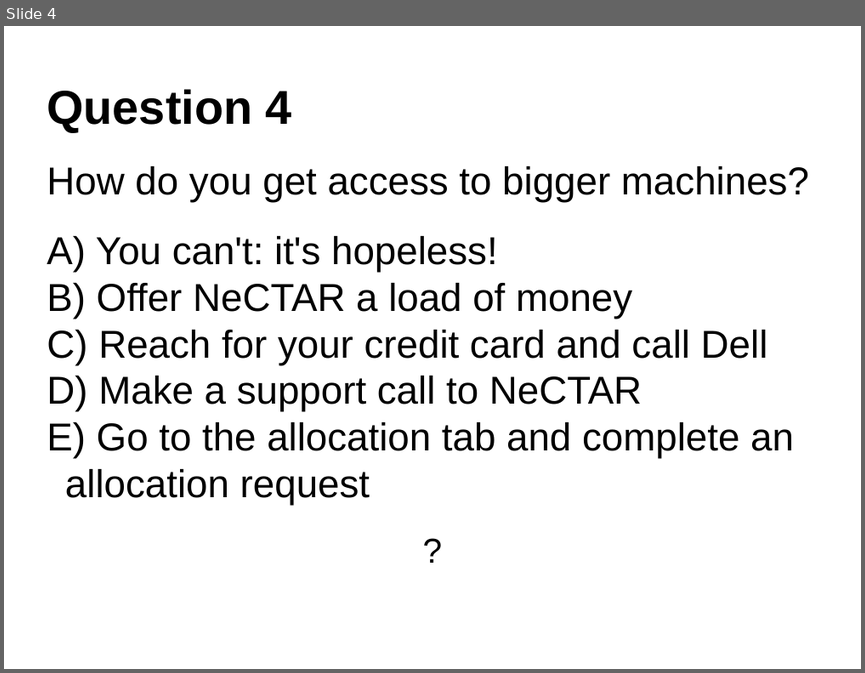
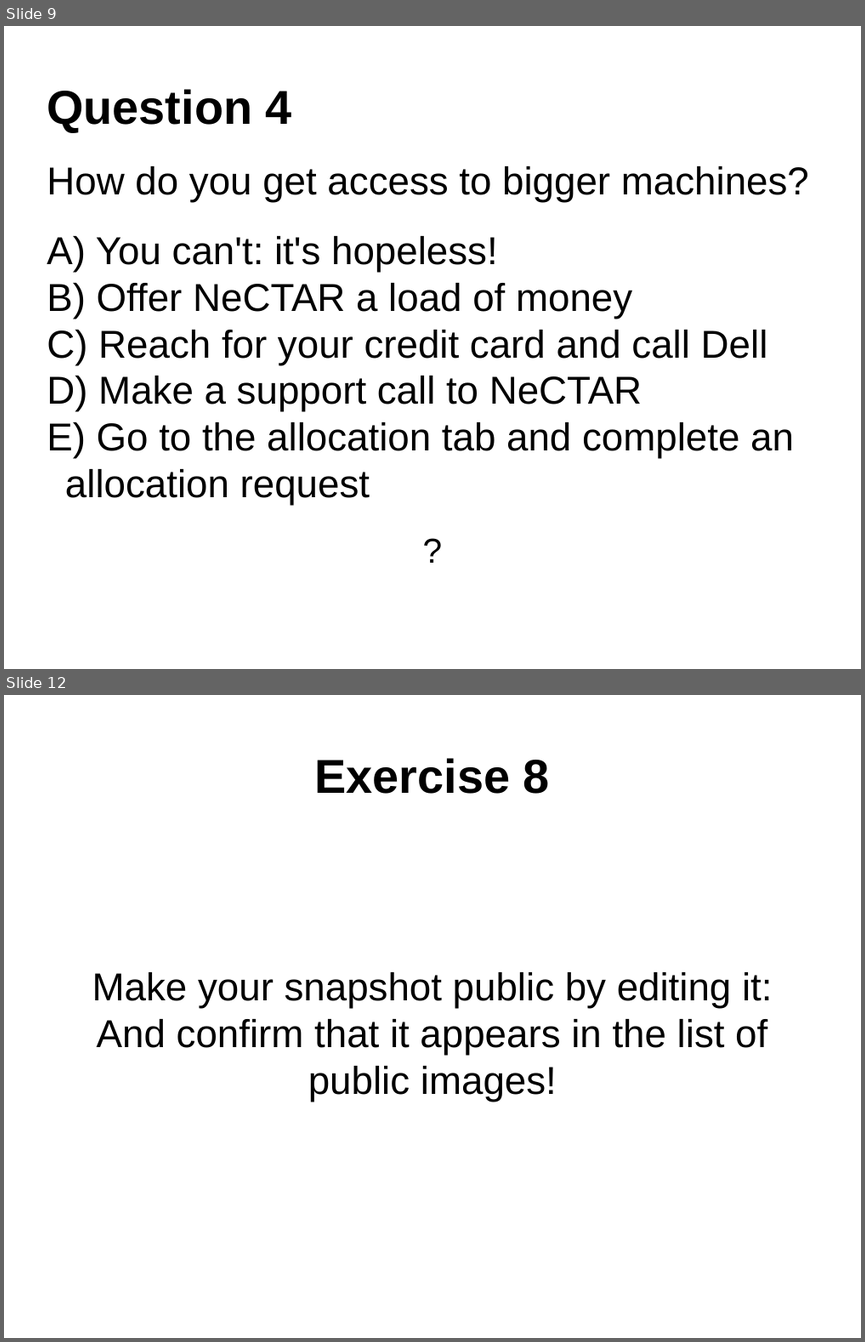
Before and after one commit to resbaz/nectar-cloud-lessons, a slide deck: Lessons/Lesson_VI/Lesson_VI_Questions.pptx. Shown one above the other, each under a label of ours: slide 4 before the commit, slides 9 and 12 after it; the slides between them are not shown. The pictures are 865x673 and 865x1342 pixels, drawn with LibreOffice and Linux fonts; fonts in the diff are those of the drawing. Boxes give left, top, right and bottom in pixels: in the first picture for what was removed or moved away, otherwise in the second. Text is boxed around its words. In the diff, an @@ line names an element or a change of style, - is before the commit and + after.

```diff
--- a/Lessons/Lesson_VI/Lesson_VI_Questions.pptx
+++ b/Lessons/Lesson_VI/Lesson_VI_Questions.pptx
@@ slide 12 added at [4, 695, 861, 1338], background #FFFFFF @@
@@ text added at [315, 758, 550, 794], 44 pt, text #000000, bold @@
+Exercise 8
@@ text added at [92, 972, 772, 1101], 36 pt, text #000000 @@
+Make your snapshot public by editing it:
+And confirm that it appears in the list of public images!
@@ what was slide 4 is now slide 9 @@
```
Also in this commit, not shown: 8 other slides added, 2 other files.
